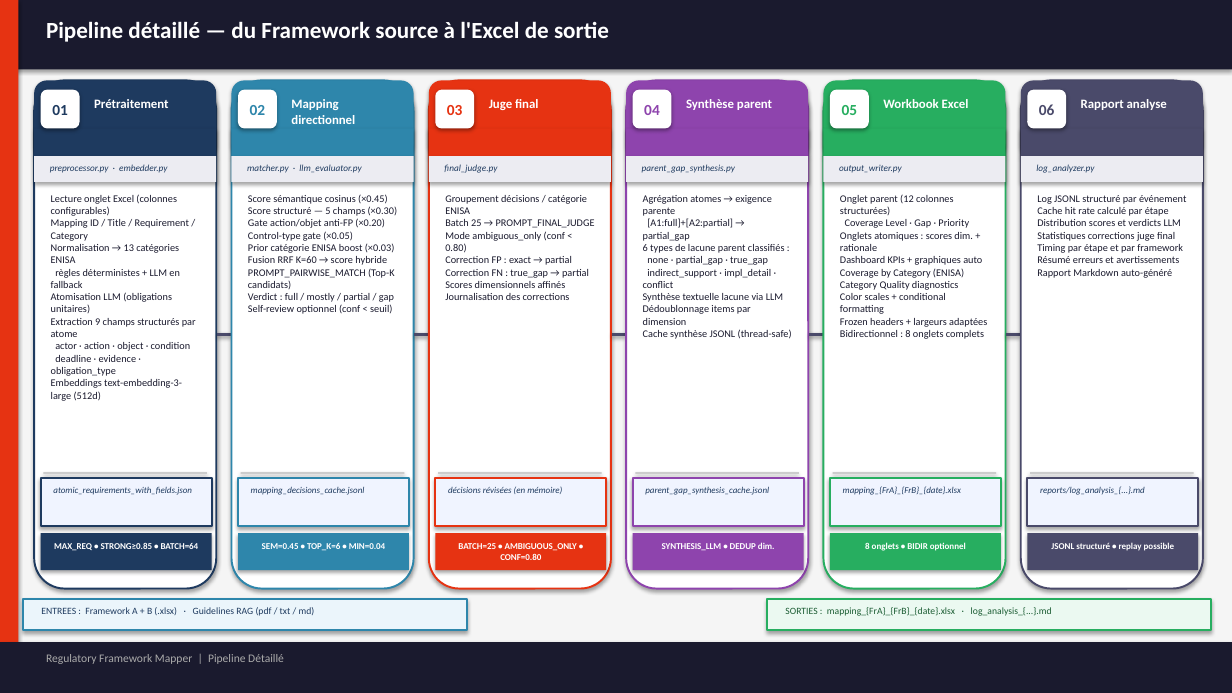
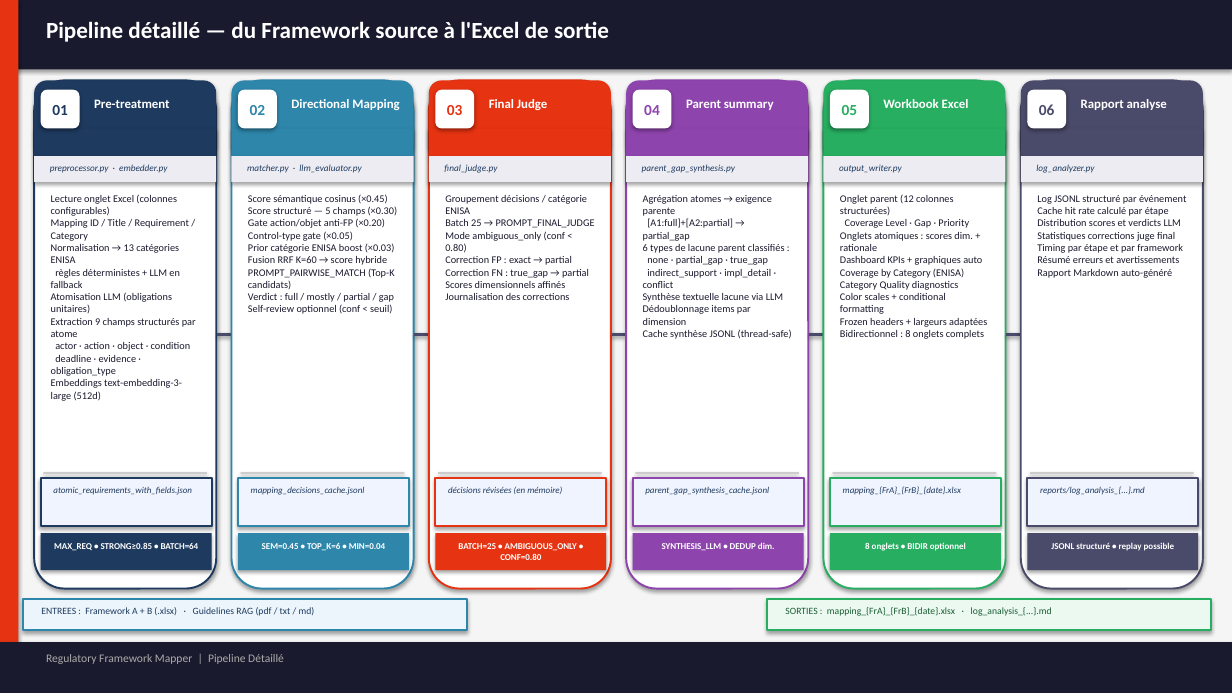
Before and after one commit to aurelienbrun-alt/Agent_mapping, a slide deck: slide 3 of Regulatory_Framework_Mapper_Architecture.pptx. Drawn at 1232x693 pixels with LibreOffice and Linux fonts; fonts in the diff are those of the drawing. Boxes give left, top, right and bottom in pixels: in the first picture for what was removed or moved away, otherwise in the second. Text is boxed around its words. In the diff, an @@ line names an element or a change of style, - is before the commit and + after.

```diff
--- a/Regulatory_Framework_Mapper_Architecture.pptx
+++ b/Regulatory_Framework_Mapper_Architecture.pptx
@@ text at (x1=94, y1=99, x2=170, y2=108): text changed @@
-Prétraitement
+Pre-treatment
@@ text at (x1=291, y1=99, x2=399, y2=110): text changed @@
-Mapping directionnel
+Directional Mapping
@@ text at (x1=489, y1=99, x2=547, y2=110): text changed @@
-Juge final
+Final Judge
@@ text at (x1=686, y1=99, x2=774, y2=110): text changed @@
-Synthèse parent
+Parent summary
```
Also in this commit, not shown: 1 other slide changed, 13 other files.
